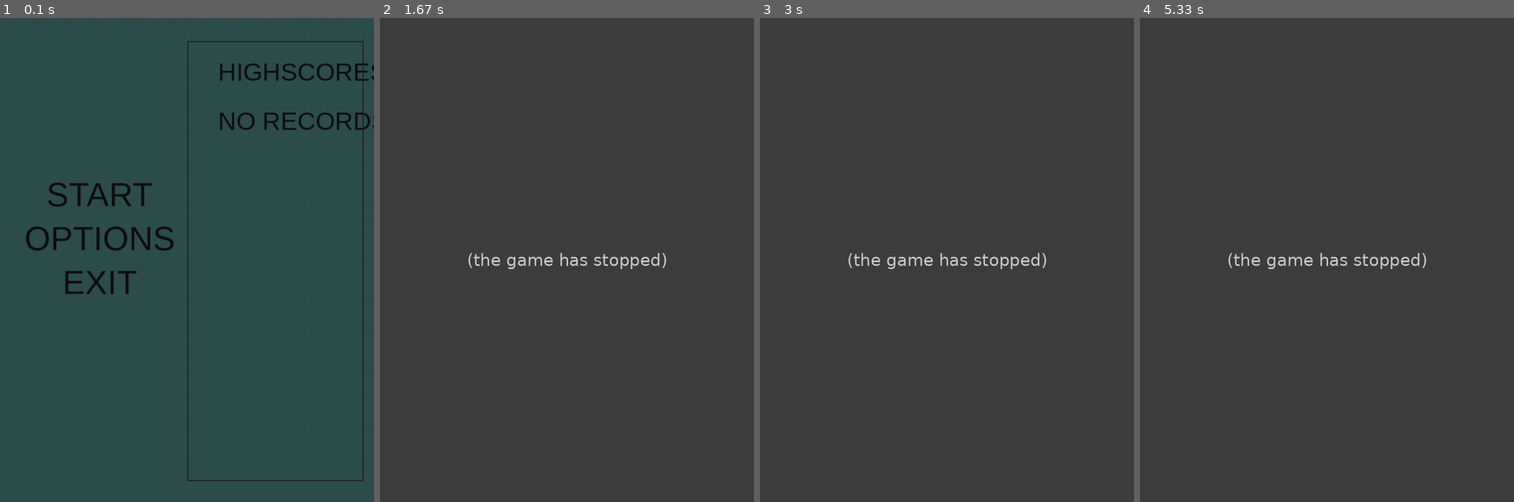
Above: before the commit, frames 1-4 (left to right).
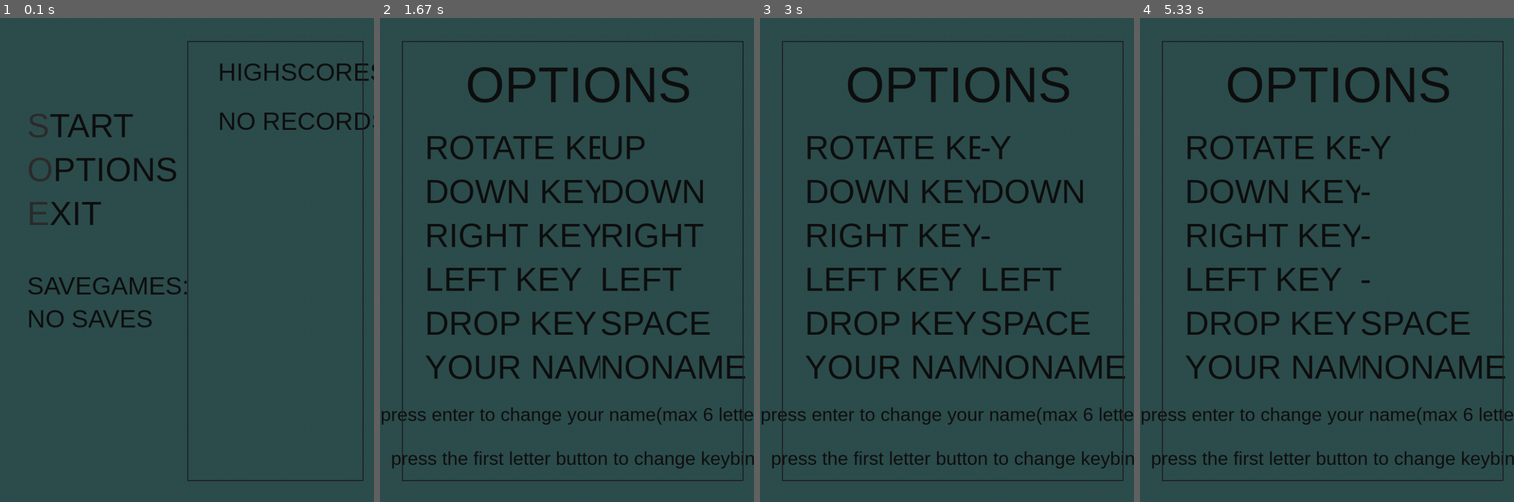
Above: after the commit, the same moments.

Repository: zetterus/first_projects
Game: pygame game, started from mine/tetris/main.py
Two runs of this game, one before a commit and one after it. Both use one fixed random seed, a clock stepped at 60 frames per second and the inputs below.
Inputs:
- Up to frame 1 (0.1 s): no input
- Up to frame 2 (1.67 s): tap S at 0.33 s; hold Esc 0.67-1.13 s; hold Right 0.67-1.13 s; tap 1 at 1.22 s; tap O at 1.62 s
- Up to frame 3 (3 s): hold S 1.98-2.45 s; hold Right 1.98-2.45 s; hold Up from 2.53 s (still down); tap Space at 2.6, 2.9 s
- Up to frame 4 (5.33 s): release Up at 3 s; hold Left 3.08-3.62 s; tap Space at 3.15, 3.45, 3.72, 4.88, 5.18 s; hold Down 3.65-3.95 s; tap 1 at 3.8, 4.97 s; hold Right from 4.82 s (still down)

The runs differ from the first frame. In frame 1, 3.5% of the frame differs, in the area x 6-50%, y 19-64%; in frame 2, 12%, in the area x 0-100%, y 4-96%; in frame 3, 11%; in frame 4, 11%.
Before the commit the program exited at 0.68 s; later frames show no game.

Commit message:
rework all structure?
save system impl

Diff:
--- a/mine/tetris/concept.txt
+++ b/mine/tetris/concept.txt
@@ -2,7 +2,8 @@
 
 в опциях:
 1. выбор цветов
-2. настойка горячих клавиш
+2. настойка горячих клавиш +
 3. ввод пути к игре? для сохранения рекордов в директорию с игрой
+4. сохранение текущего состоянии игры и загрузка прогресса
 
 сохранение рейтинга в файл модулем pickle
--- a/mine/tetris/main.py
+++ b/mine/tetris/main.py
@@ -18,10 +18,10 @@
         self.key_to_change = None
 
         # Define colors
-        self.WHITE = (255, 255, 255)
+        # self.WHITE = (255, 255, 255)
+        # self.RED = (255, 0, 0)
+        # self.GREEN = (0, 255, 0)
         self.BLACK = (16, 16, 16)
-        self.RED = (255, 0, 0)
-        self.GREEN = (0, 255, 0)
         self.BLUE = (0, 100, 255)
         self.GRAY18 = (46, 46, 46)
         self.DARK_GREY = (32, 32, 32)
@@ -57,52 +57,74 @@
 
         # menu text
         # start text
-        menu_j = board.line_thickness + (board.square_size + board.line_thickness) * (board.cols * 1.5 / 4)
-        start_i = board.line_thickness + (board.square_size + board.line_thickness) * 8
-        self.draw_text(menu_j, start_i, "START")
+        size = board.square_size + board.line_thickness
+        menu_j = board.line_thickness + size * (board.cols * 1.5 / 15)
+        start_i = board.line_thickness + size * 4
+        self.draw_text(menu_j, start_i, "START", align="topleft")
+        self.draw_text(menu_j, start_i, "S", text_color=menu.GRAY18, align="topleft")
+
+        # # load text
+        # load_i = board.line_thickness + size * 8
+        # self.draw_text(menu_j, load_i, "LOAD", align="topleft")
+        # self.draw_text(menu_j, load_i, "L", text_color=menu.GRAY18, align="topleft")
 
         # options text
-        options_i = board.line_thickness + (board.square_size + board.line_thickness) * 10
-        self.draw_text(menu_j, options_i, "OPTIONS")
+        options_i = board.line_thickness + size * 6
+        self.draw_text(menu_j, options_i, "OPTIONS", align="topleft")
+        self.draw_text(menu_j, options_i, "O", text_color=menu.GRAY18, align="topleft")
 
         # exit text
-        exit_i = board.line_thickness + (board.square_size + board.line_thickness) * 12
-        self.draw_text(menu_j, exit_i, "EXIT")
+        exit_i = board.line_thickness + size * 8
+        self.draw_text(menu_j, exit_i, "EXIT", align="topleft")
+        self.draw_text(menu_j, exit_i, "E", text_color=menu.GRAY18, align="topleft")
+
+        # savegames text
+        s_i = board.line_thickness + size * 11.5
+        self.draw_text(menu_j, s_i, "SAVEGAMES:", align="topleft", font_size=48)
+        try:
+            with open(r"D:\python\first_projects\mine\tetris\savegames.pkl", "rb") as file:
+                savegames_voc = pickle.load(file)
+                print(savegames_voc)
+                for num, name in enumerate(savegames_voc.keys(), 1):
+                    rec_i = board.line_thickness + size * (12 + num)
+                    record = savegames_voc[name]
+                    l_menu, l_board, l_fig = record
+                    self.draw_text(menu_j, rec_i, F"{num}. {l_menu.username}: {l_board.score}", 32, align="topleft")
+        except:
+            no_rec_i = board.line_thickness + size * 13
+            self.draw_text(menu_j, no_rec_i, "NO SAVES", 48, align="topleft")
 
         # draw highscores text
-        highscores_j = board.line_thickness + (board.square_size + board.line_thickness) * (board.cols * 1.5 * 0.55)
-        highscores_i = board.line_thickness + (board.square_size + board.line_thickness) * 1.75
+        highscores_j = board.line_thickness + size * (board.cols * 1.5 * 0.55)
+        highscores_i = board.line_thickness + size * 1.75
         self.draw_text(highscores_j, highscores_i, "HIGHSCORES:", 48, align="topleft")
 
         # draw champs list
         try:
-            with open(r"D:\python\first_projects\mine\tetris\highscores.pkl", "rb") as file:
+            with open(r"highscores.pkl", "rb") as file:
                 champs_voc = pickle.load(file)
                 for place, champ in enumerate(champs_voc.items(), 1):
-                    champ_i = board.line_thickness + (board.square_size + board.line_thickness) * (2 + place)
+                    champ_i = board.line_thickness + size * (2 + place)
                     self.draw_text(highscores_j, champ_i, F"{place}. {champ[0]}: {champ[1]}", 32, align="topleft")
         except:
-            no_rec = board.line_thickness + (board.square_size + board.line_thickness) * 4
+            no_rec = board.line_thickness + size * 4
             self.draw_text(highscores_j, no_rec, "NO RECORDS", 48, align="topleft")
 
         # Draw info lines
         # Draw vertical lines
         # left
-        start_left_line_j = board.line_thickness + (board.square_size + board.line_thickness) * (
-                board.cols * 1.5 / 2) - (board.square_size + board.line_thickness) / 2
-        start_left_line_i = board.line_thickness + (board.square_size + board.line_thickness) * 1
-        end_left_line_j = board.line_thickness + (board.square_size + board.line_thickness) * (board.cols * 1.5 / 2) - (
-                board.square_size + board.line_thickness) / 2
-        end_left_line_i = board.line_thickness + (board.square_size + board.line_thickness) * 21
+        start_left_line_j = board.line_thickness + size * (
+                board.cols * 1.5 / 2) - size / 2
+        start_left_line_i = board.line_thickness + size * 1
+        end_left_line_j = board.line_thickness + size * (board.cols * 1.5 / 2) - size / 2
+        end_left_line_i = board.line_thickness + size * 21
         self.draw_line((start_left_line_j, start_left_line_i), (end_left_line_j, end_left_line_i))
 
         # right
-        start_right_line_j = board.line_thickness + (board.square_size + board.line_thickness) * (board.cols + 5) - (
-                board.square_size + board.line_thickness) / 2
-        start_right_line_i = board.line_thickness + (board.square_size + board.line_thickness) * 1
-        end_right_line_j = board.line_thickness + (board.square_size + board.line_thickness) * (board.cols + 5) - (
-                board.square_size + board.line_thickness) / 2
-        end_right_line_i = board.line_thickness + (board.square_size + board.line_thickness) * 21
+        start_right_line_j = board.line_thickness + size * (board.cols + 5) - size / 2
+        start_right_line_i = board.line_thickness + size * 1
+        end_right_line_j = board.line_thickness + size * (board.cols + 5) - size / 2
+        end_right_line_i = board.line_thickness + size * 21
         self.draw_line((start_right_line_j, start_right_line_i), (end_right_line_j, end_right_line_i))
 
         # upper
@@ -119,20 +141,42 @@
 
     def store_record(self):
         try:
-            with open(r"D:\python\first_projects\mine\tetris\highscores.pkl", "rb") as file:
-                print("try")
+            with open(r"highscores.pkl", "rb") as file:
                 champs_voc = pickle.load(file)
                 champs_voc[menu.username] = board.score
                 champs_voc = {k: v for k, v in sorted(champs_voc.items(), key=lambda x: x[1], reverse=True)}
                 if len(champs_voc) > 10:
                     champs_voc.popitem()
         except:
-            print("except")
             champs_voc = {menu.username: board.score}
         finally:
-            with open(r"D:\python\first_projects\mine\tetris\highscores.pkl", "wb") as file:
-                print("finally")
+            with open(r"highscores.pkl", "wb") as file:
                 pickle.dump(champs_voc, file)
+
+    def save_progress(self, menu, board, figure):
+        try:
+            with open("savegames.pkl", "rb") as file:
+                records_voc = pickle.load(file)
+                records_voc[menu.username] = (menu, board, figure)
+                records_voc = {k: v for k, v in sorted(records_voc.items(), key=lambda x: x[1][1].score, reverse=True)}
+                if len(records_voc) > 3:
+                    records_voc.popitem()
+        except:
+            print("SAVE PROGRESS FAILED!")
+            records_voc = {menu.username: (menu, board, figure)}
+        finally:
+            with open("savegames.pkl", "wb") as file:
+                pickle.dump(records_voc, file)
+
+    def load_progress(self, num):
+        try:
+            with open("savegames.pkl", "rb") as file:
+                savegames_voc = pickle.load(file)
+                save = savegames_voc[list(savegames_voc.keys())[num-1]]
+                global menu, board, figure
+                menu, board, figure = save
+        except:
+            print("LOAD PROGRESS FAILURE!")
 
     def options_draw(self):
         # Fill the background
@@ -149,7 +193,7 @@
         self.draw_text(left_j, rotate_text_i, "ROTATE KEY", align="topleft")
 
         # rotate value
-        right_j = board.line_thickness + (board.square_size + board.line_thickness) * 11
+        right_j = board.line_thickness + (board.square_size + board.line_thickness) * 10
         rotate_value_i = board.line_thickness + (board.square_size + board.line_thickness) * 5
         self.draw_text(right_j, rotate_value_i,
                        f"{pygame.key.name(self.ROTATE).upper() if self.ROTATE else '-'}", align="topleft")
@@ -202,7 +246,7 @@
         # first hint text
         hint_j = board.line_thickness + (board.square_size + board.line_thickness) * (board.cols * 1.5 / 2)
         hint_1_i = board.line_thickness + (board.square_size + board.line_thickness) * 18
-        self.draw_text(hint_j, hint_1_i, "press enter to change your name", font_size=36)
+        self.draw_text(hint_j, hint_1_i, "press enter to change your name(max 6 letters)", font_size=36)
 
         # second hint text
         hint_2_i = board.line_thickness + (board.square_size + board.line_thickness) * 20
@@ -368,6 +412,7 @@
         for ii in range(self.f_height[0], self.f_height[1] - self.f_height[2]):
             for jj in range(self.f_width[0], self.f_width[1] - self.f_width[2]):
                 if board.board[self.i + 1 + ii][self.j + jj] + self.form[ii][jj] == 2:
+                    print(f"Collision detected at ({self.i + 1 + ii}, {self.j + jj})")
                     return False
 
         return True
@@ -585,7 +630,14 @@
 
         # checking keypress
         if event.type == pygame.KEYDOWN:
-            if event.key == pygame.K_s:
+            if event.key == pygame.K_1:
+                menu.load_progress(1)
+            elif event.key == pygame.K_2:
+                menu.load_progress(2)
+            elif event.key == pygame.K_3:
+                menu.load_progress(3)
+
+            elif event.key == pygame.K_s:
 
                 menu.GAME_OVER = False
                 while not menu.GAME_OVER:
@@ -626,8 +678,8 @@
                                     next_figure = Figure()
                             if event.key == menu.EXIT:
                                 menu.store_record()
+                                menu.save_progress(menu, board, figure)
                                 menu.GAME_OVER = True
-                                running = False
                             # if event.key == pygame.K_i:
                             #     print(figure.i, figure.j)
 
@@ -654,11 +706,13 @@
                     # loose condition (filling reach top)
                     if board.filled():
                         menu.store_record()
+                        # menu.save_progress(board, figure)
                         menu.GAME_OVER = True
 
                     # win condition
                     if board.score >= 10000:
                         menu.store_record()
+                        # menu.save_progress(board, figure)
                         waiting_for_input = True
                     else:
                         waiting_for_input = False
@@ -742,15 +796,16 @@
                                                     menu.username = menu.username[:-1]
                                                 else:
                                                     menu.username += event.unicode
-
-                                            font = pygame.font.SysFont("arial.ttf", 64)
-                                            text_surf = font.render(menu.username, True, (16, 16, 16), (47, 79, 79))
-                                            text_rect = text_surf.get_rect()
+                                                if len(menu.username) >= 6:
+                                                    menu.username = menu.username[:6]
+
                                             j = board.line_thickness + (
-                                                        board.square_size + board.line_thickness) * 11
+                                                    board.square_size + board.line_thickness) * 10
                                             i = board.line_thickness + (board.square_size + board.line_thickness) * 15
-                                            text_rect.topleft = (j, i)
-                                            screen.blit(text_surf, text_rect)
+                                            board.draw_rect(j, i - 16, board.width / 2.2, 76,
+                                                            color=menu.DARK_SLATE_GREY)
+                                            menu.draw_text(j, i, text=menu.username, align="topleft",
+                                                           bg_color=menu.DARK_SLATE_GREY)
                                             pygame.display.flip()
 
                             else:
